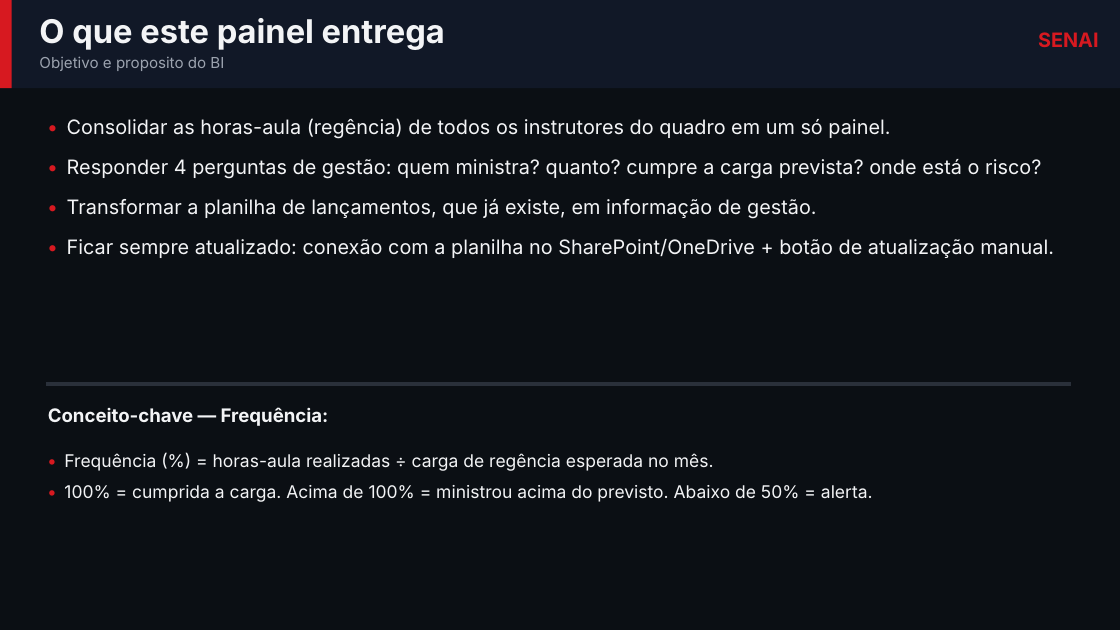
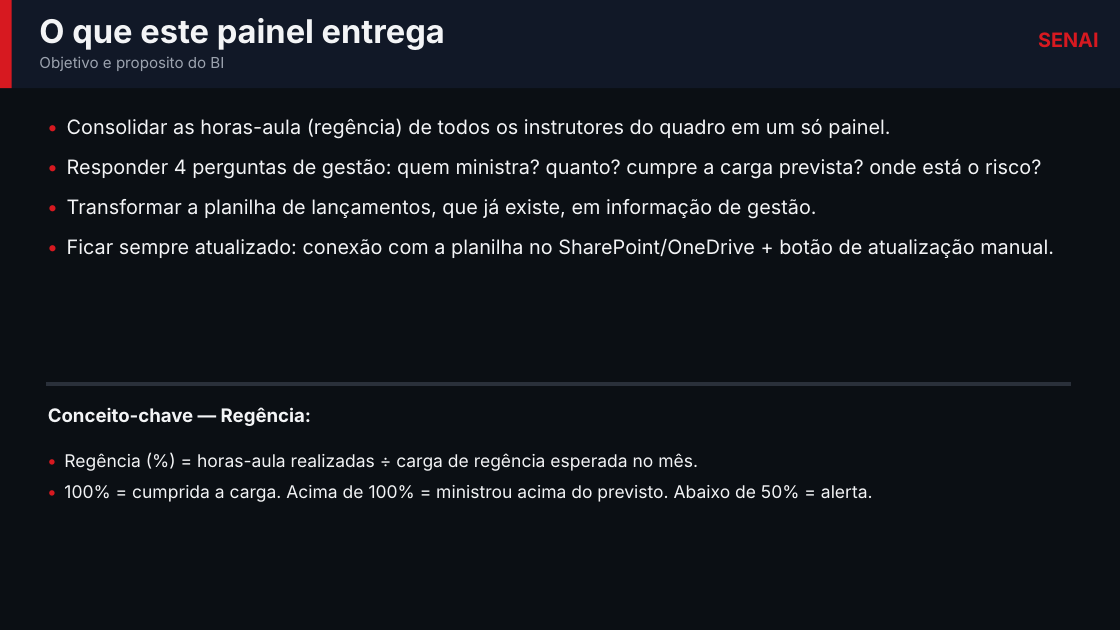
Before and after one commit to mmsxdev/bi-regencia, a slide deck: slide 2 of apresentacao/BI_Regencia_Apresentacao.pptx. Drawn at 1120x630 pixels with LibreOffice and Linux fonts; fonts in the diff are those of the drawing. Boxes give left, top, right and bottom in pixels: in the first picture for what was removed or moved away, otherwise in the second. Text is boxed around its words. In the diff, an @@ line names an element or a change of style, - is before the commit and + after.

```diff
--- a/apresentacao/BI_Regencia_Apresentacao.pptx
+++ b/apresentacao/BI_Regencia_Apresentacao.pptx
@@ text at (48,407,311,426): text changed @@
-Conceito-chave — Frequência:
+Conceito-chave — Regência:
@@ text at (64,453,698,471): text changed @@
-• Frequência (%) = horas-aula realizadas ÷ carga de regência esperada no mês.
+• Regência (%) = horas-aula realizadas ÷ carga de regência esperada no mês.
```
Also in this commit, not shown: 10 other slides changed, 20 other files.
